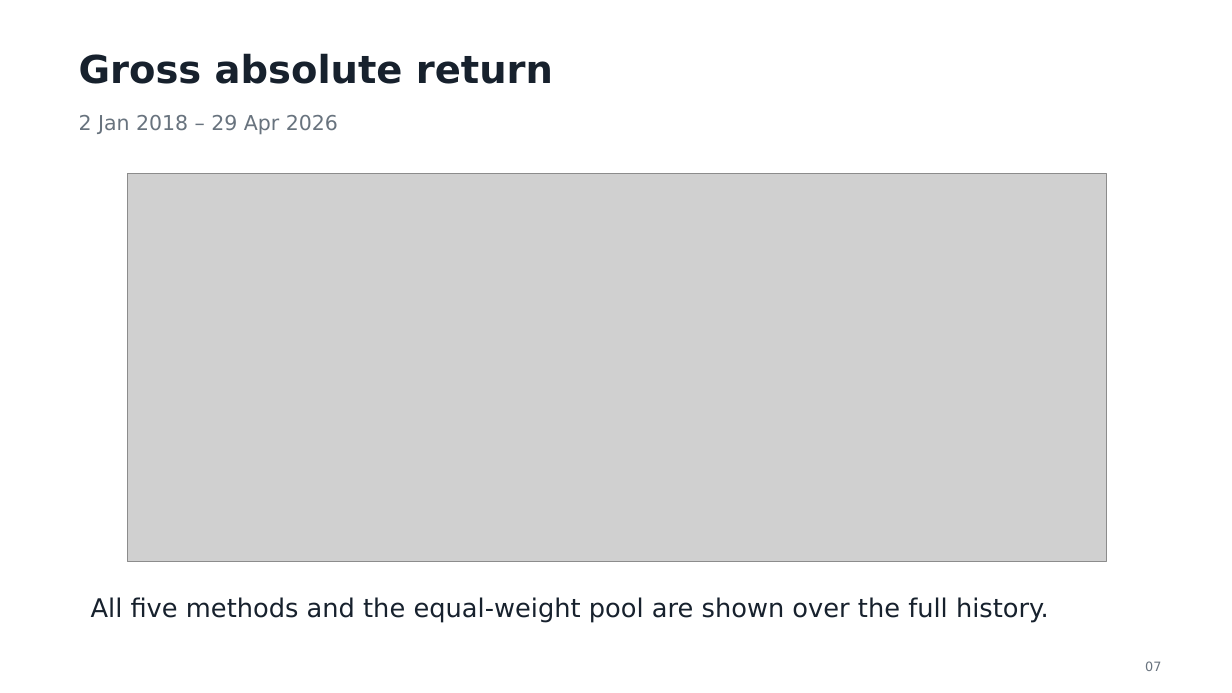
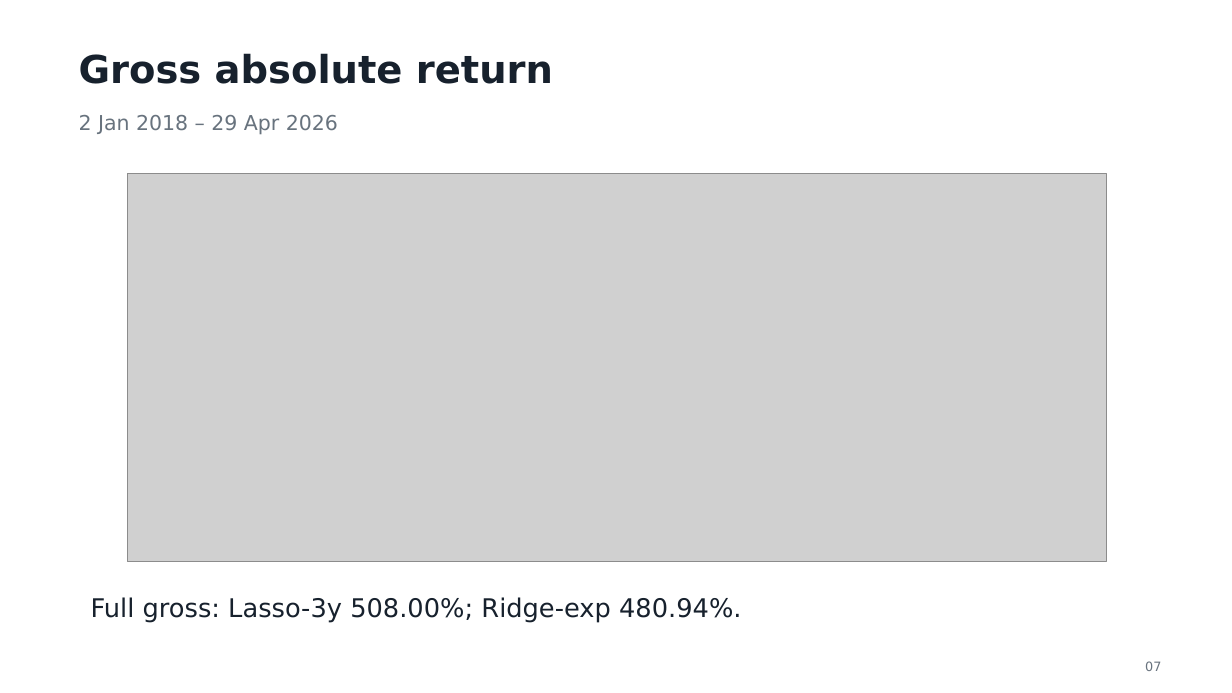
Before and after one commit to smallwhite1909/Investment-Group9, a slide deck: slide 7 of Presentation_Group9.pptx. Drawn at 1232x693 pixels with LibreOffice and Linux fonts; fonts in the diff are those of the drawing; grey boxes stand for pictures. Boxes give left, top, right and bottom in pixels: in the first picture for what was removed or moved away, otherwise in the second. Text is boxed around its words. In the diff, an @@ line names an element or a change of style, - is before the commit and + after.

```diff
--- a/Presentation_Group9.pptx
+++ b/Presentation_Group9.pptx
@@ text at bbox=[91, 597, 742, 623]: text changed @@
-All five methods and the equal-weight pool are shown over the full history.
+Full gross: Lasso-3y 508.00%; Ridge-exp 480.94%.
```
Also in this commit, not shown: 8 other slides changed, 1 slide added, 1 slide removed, 5 other files.
